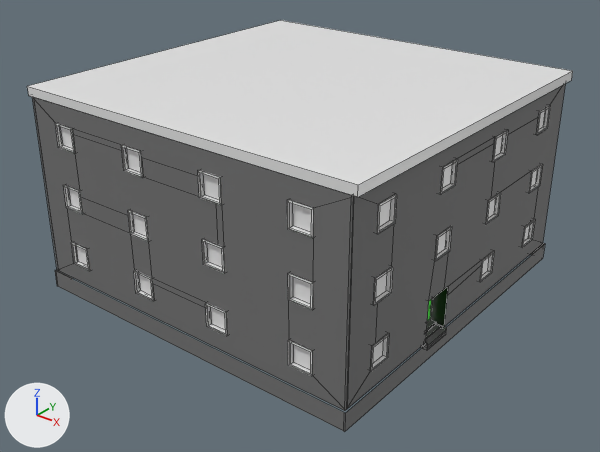
The FBX model OSB3D/Assets/Prefabs/Import/Buildings/BD20_F03_01.fbx as it was, and as the next commit left it.
Rendered twice from a camera (50 mm lens) standing at (18.7, -40.9, 23.2) and looking at (-7.2, -8.6, 3.2). The axes (+X, +Y, +Z) are drawn at lower left. The lights are the same throughout. Mesh edges are drawn as thin lines. Where no turn or scale is listed for an object, it has been applied to the vertices. Vertices at the same position are counted once.

In view in the first picture: 'BD20_F03_01'.
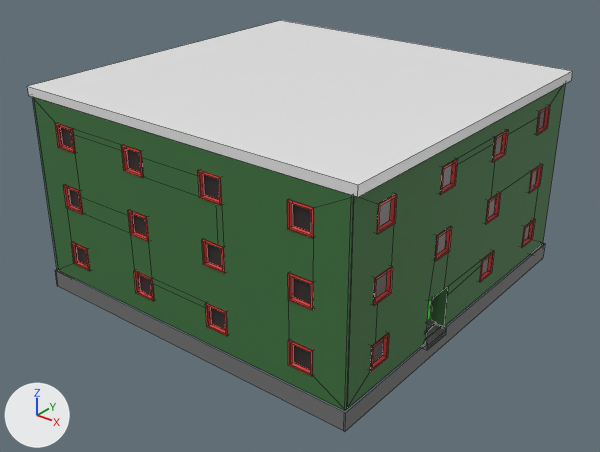
What the commit changed:
Material 'Facade.003' (mat_facade_003) changes colour from grey #727272 to dark green #3d723e; in linear values from (0.168, 0.168, 0.168) to (0.0463, 0.168, 0.0476).
Material 'Frame.003' (mat_frame_003) changes colour from white #e7e7e7 to red #e74139; in linear values from (0.8, 0.8, 0.8) to (0.8, 0.0527, 0.0404).
Material 'WindowGlass.003' (mat_windowglass_003) changes colour from white #e7e7e7 to black #2d2d2d; in linear values from (0.8, 0.8, 0.8) to (0.0262, 0.0262, 0.0262).
me_cube_053 has 1222 vertices, 985 faces and spans x -10.2..10.2, y -10.1..10.2, z -6.0..5.5.
me_cube_053 is used by ob_bd20_f03_01; location (-7.5, -7.5, 5.75).
Verts and faces of me_cube_053; kept vertices keep their numbers, new ones are numbered from 1222.
Before the commit, vertices of me_cube_053: 44 (9.9, -1.6, -5.0) at pixel (444, 326), 45 (9.9, -1.6, -2.7) at pixel (448, 286), 49 (9.0, -1.6, -5.0), 50 (9.0, -1.6, -2.7).
Part 1, on me_cube_053:
Faces deleted: (44, 49, 50, 45).
New faces: (44, 45, 50, 49) (mat_facade_003 (dark green #3d723e)).

Location of each change, (x1, y1, x2, y2) in pixels of the pictures (600 x 452 px; the box of a moved part takes in the faces that stretch with it):
'BD20_F03_01', recoloured, reshaped (grey to green): (27, 20, 573, 432) in both
part 1 of me_cube_053, moved or reshaped: (431, 287, 448, 326) in both
